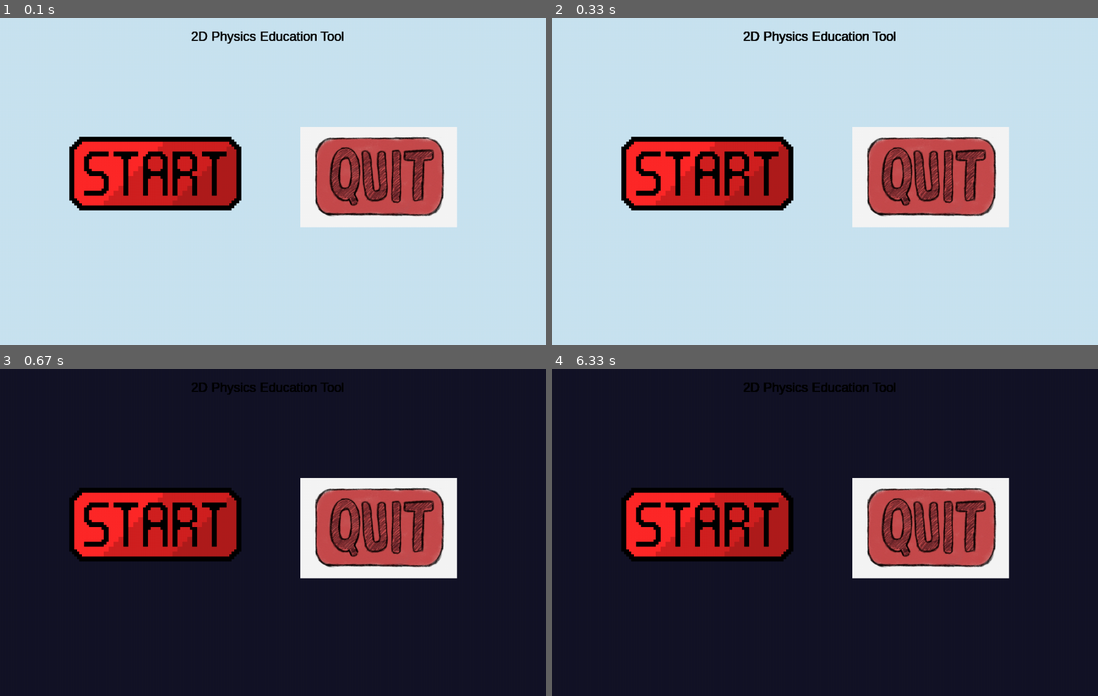
Above: before the commit, frames 1-4 (two rows, left to right).
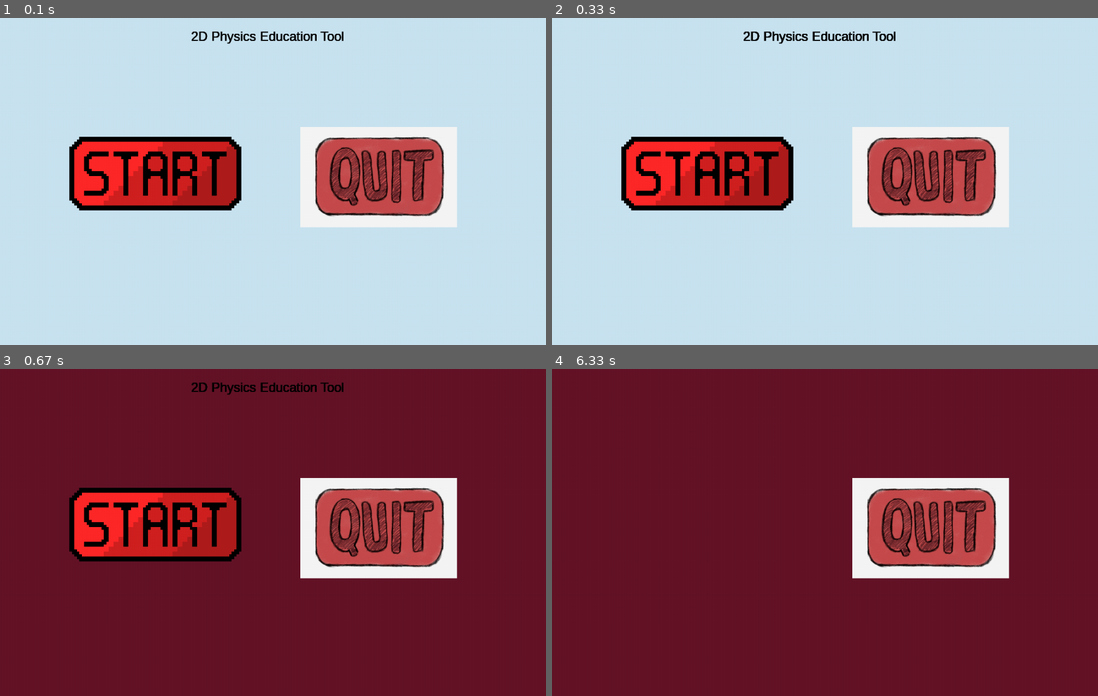
Above: after the commit, the same moments.

Repository: juliawang2014/2DPhysicsEducationTool
Game: pygame game, started from Martin/scene.py
The game is run twice, just before and just after one commit, with the same random seed, the same clock (stepped at 60 frames per second) and the same inputs.
Inputs (mouse positions are in pixels of both pictures, inside the frame that each line leads up to):
- Up to frame 1 (0.1 s): no input
- Up to frame 2 (0.33 s): no input
- Up to frame 3 (0.67 s): press the mouse at (152, 525) at 0.37 s; move the mouse to (202, 483) at 0.47 s; release the mouse at (251, 444) at 0.6 s
- Up to frame 4 (6.33 s): click (781, 519) at 0.77 s; click (874, 614) at 1.12 s; click (863, 457) at 1.52 s; click (617, 427) at 1.98 s; move the mouse to (650, 470) at 2.3 s; click (650, 470) at 2.52 s; move the mouse to (639, 499) at 3.42 s; click (639, 499) at 3.67 s; move the mouse to (852, 457) at 4.05 s; click (852, 457) at 4.38 s; move the mouse to (786, 637) at 4.85 s; click (786, 637) at 5.22 s; move the mouse to (693, 535) at 5.72 s; click (693, 535) at 6.12 s

Frames 1-2 are identical in both runs. In frame 3, 84% of the frame differs, in the area x 0-100%, y 0-100%; in frame 4, 91%.

Commit message:
typo fixes

Diff:
--- a/Martin/button.py
+++ b/Martin/button.py
@@ -25,7 +25,7 @@
                 action = True
 
         if pygame.mouse.get_pressed()[0] == 0:
-            self.cliked = False
+            self.clicked = False
 
         #draw button on screen
         surface.blit(self.image, (self.rect.x, self.rect.y))
--- a/Martin/scene.py
+++ b/Martin/scene.py
@@ -4,7 +4,7 @@
 import button
 pygame.init()
 
-
+#--------------Start of program----------------------
 X = 1000
 Y = 600
 #Background color is rbg color number.
@@ -41,7 +41,7 @@
 exit_button = button.Button(550, 200, exit_img, 0.35)
 
 
-
+#----------Screen after start button!------------------------
 def physics_selector():
     print('physics selector')
     X = 1000
@@ -50,16 +50,18 @@
     pygame.display.set_caption("Select Physics Simulation")
     background = pygame.Surface(screen.get_size())
     background = background.convert()
-    background.fill((20, 20, 40))
+
+    background.fill((100, 20, 40))
     screen.blit(background,[0,0])
+
     #background_color = (White)
    # screen.fill(background_color)
     #screen.blit(screen,[0,0])
     pygame.display.flip()
 
 
-pygame.display.flip()
 
+#-----------where the game runs!-----------------------------
 running = True
 #game loop here:
 
